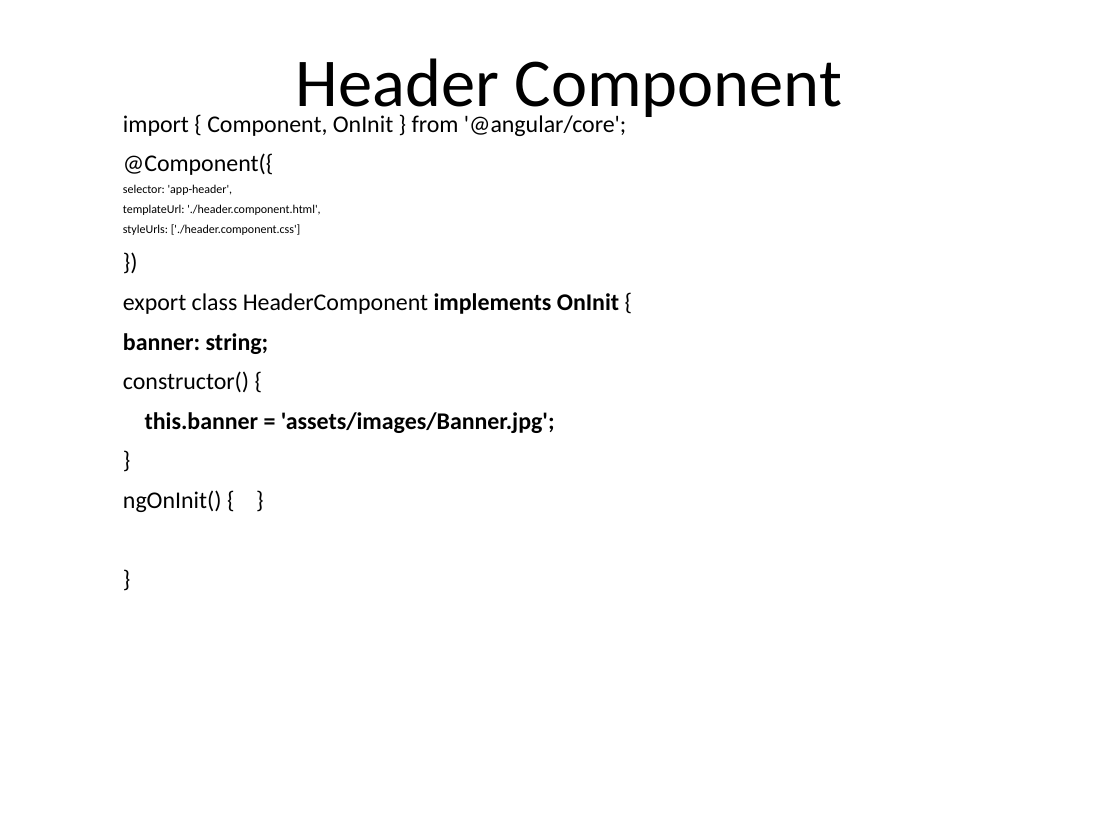
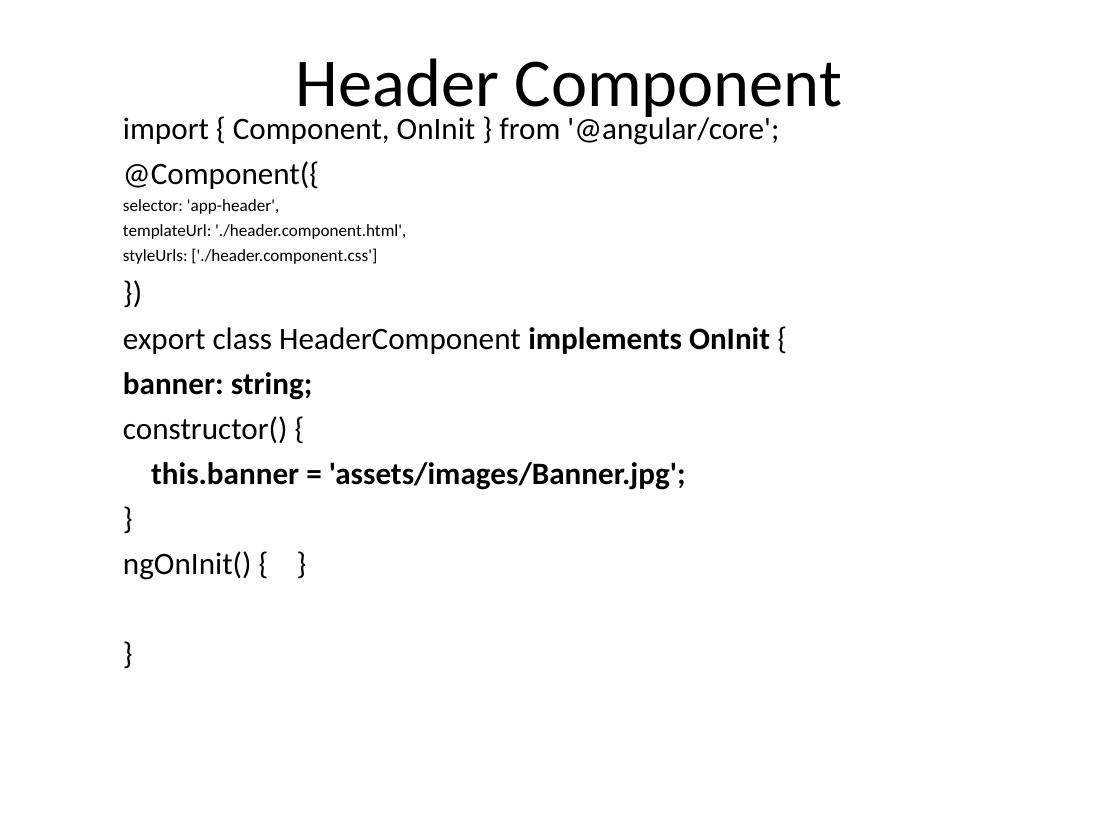
Before and after one commit to vishnumvn/AngularJS_Tut, a slide deck: slide 184 of Materials/Angular_Module01.ppt. Drawn at 1120x840 pixels with LibreOffice and Linux fonts; fonts in the diff are those of the drawing. Boxes give left, top, right and bottom in pixels: in the first picture for what was removed or moved away, otherwise in the second. Text is boxed around its words. In the diff, an @@ line names an element or a change of style, - is before the commit and + after.

```diff
--- a/Materials/Angular_Module01.ppt
+++ b/Materials/Angular_Module01.ppt
@@ text "import { Component, OnInit } ..." at box(123, 113, 779, 580): size 15.4 to 20 pt in "import { Component, OnInit } from '@angular/core';", "@Component({", "})", "export class HeaderComponent implements OnInit {" and 6 more places; size 7.7 to 11 pt in "selector: 'app-header',", "templateUrl: './header.component.html',", "styleUrls: ['./header.component.css']"; less space between paragraphs @@
```
Also in this commit, not shown: 37 other slides changed, 37 other files.
